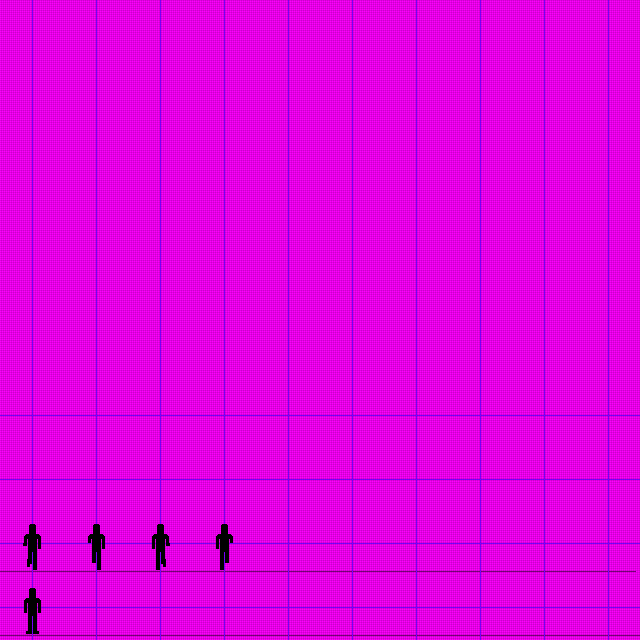
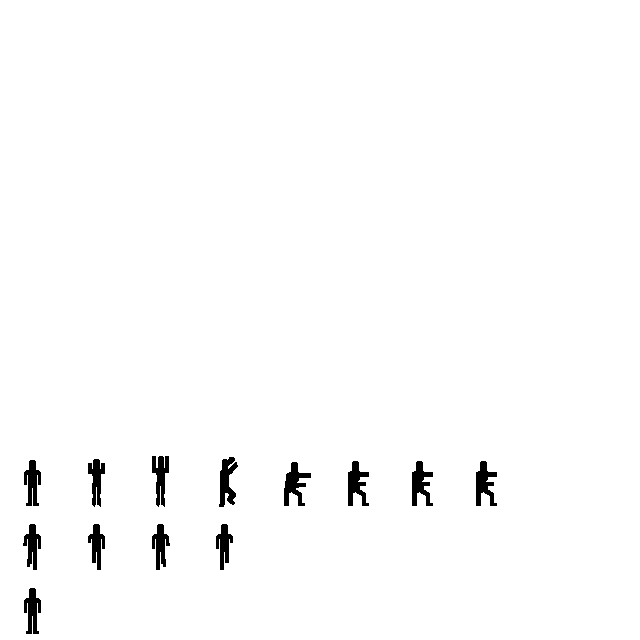
Revision of a layered (640, 640) image; what changed, layer by layer:
added layer "Attack" above "Walk Forward" over box(24, 456, 497, 507)
hid group "Guides" (2 layers) over box(0, 0, 640, 640)
painted on "Layer #3" over box(0, 507, 640, 508)
hid group "Background Patterns" (3 layers) over box(0, 0, 640, 640)
